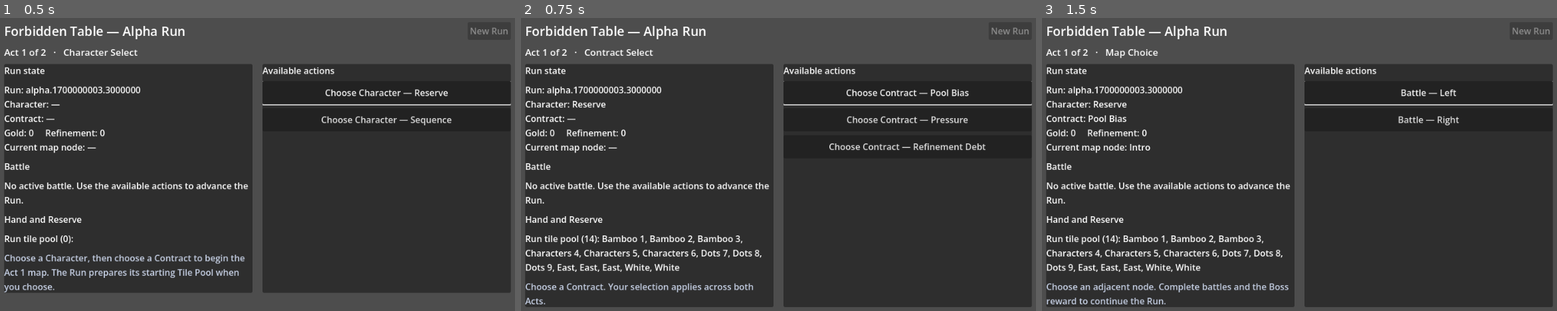
Above: before the commit, frames 1-3 (left to right).
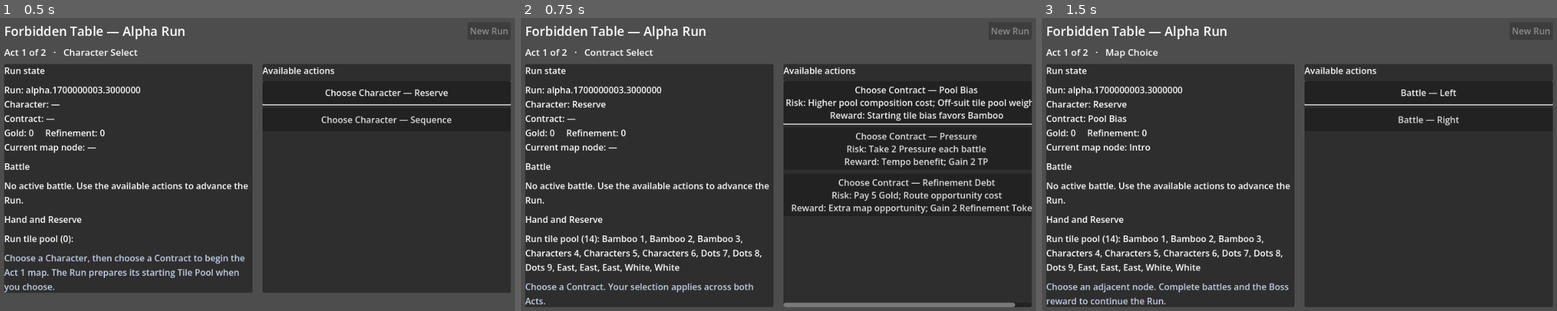
Above: after the commit, the same moments.

Repository: sunnyday9/Forbidden-Table
Game: Godot game, scene res://scenes/run/run_scene.tscn
The game is run twice, just before and just after one commit, with the same random seed, the same clock (stepped at 60 frames per second) and the same inputs.
Inputs (mouse positions are in pixels of both pictures, inside the frame that each line leads up to):
- Up to frame 1 (0.5 s): no input
- Up to frame 2 (0.75 s): click "Choose Character — Reserve" at 0.5 s
- Up to frame 3 (1.5 s): click (1428, 94) at 1.25 s, where only the run before the commit has a clickable "Choose Contract — Pool Bias"

Frame 1 is identical in both runs. In frame 2, 5.0% of the frame differs, in the area x 50-100%, y 21-99%; in frame 3, nothing differs.

Commit message:
Explain Contract tradeoffs before selection

Diff:
--- a/scenes/run/run_scene.gd
+++ b/scenes/run/run_scene.gd
@@ -352,7 +352,7 @@
 	var details: Dictionary = action.get("details", {}) if action.get("details", {}) is Dictionary else {}
 	match kind:
 		"CHARACTER": return "Choose Character — %s" % _pretty_id(target)
-		"CONTRACT": return "Choose Contract — %s" % str(details.get("name", _pretty_id(target)))
+		"CONTRACT": return _contract_action_label(details, target)
 		"MAP_NODE": return "%s — %s" % [_pretty_words(str(action.get("node_kind", "Map"))), _pretty_id(target)]
 		"DRAW": return "Draw tile"
 		"END_TURN": return "End turn (resolve enemy intent)"
@@ -423,9 +423,11 @@
 	return "Workshop — %s" % _pretty_words(service_id)
 
 func _action_tooltip(action: Dictionary) -> String:
+	var details: Dictionary = action.get("details", {}) if action.get("details", {}) is Dictionary else {}
+	if action.get("kind", "") == "CONTRACT":
+		return _contract_action_details_text(details, str(action.get("target_id", "")))
 	if action.get("kind", "") != "WORKSHOP_SERVICE":
 		return JSON.stringify(action.get("details", {}))
-	var details: Dictionary = action.get("details", {}) if action.get("details", {}) is Dictionary else {}
 	var service_id := str(action.get("service_id", action.get("target_id", "")))
 	var tile_definition_id := str(details.get("tile_definition_id", ""))
 	var lines := PackedStringArray()
@@ -444,6 +446,20 @@
 		lines.append("Also consumes: 1 Refinement Token")
 	return "\n".join(lines)
 
+func _contract_action_label(details: Dictionary, target_id: String) -> String:
+	var contract_name := str(details.get("name", _pretty_id(target_id)))
+	var risk := str(details.get("risk_summary", "No risk details available"))
+	var reward := str(details.get("reward_summary", "No reward details available"))
+	return "Choose Contract — %s\nRisk: %s\nReward: %s" % [contract_name, risk, reward]
+
+func _contract_action_details_text(details: Dictionary, target_id: String) -> String:
+	var contract_name := str(details.get("name", _pretty_id(target_id)))
+	var risk := str(details.get("risk_summary", "No risk details available"))
+	var reward := str(details.get("reward_summary", "No reward details available"))
+	var build_bias := str(details.get("build_bias_summary", "No specific Tile Pool bias"))
+	var yaku_signal := str(details.get("yaku_signal_summary", "No specific Yaku signal"))
+	return "%s\nRisk: %s\nReward: %s\nBuild bias: %s\nYaku signal: %s" % [contract_name, risk, reward, build_bias, yaku_signal]
+
 func _join_strings(values: Array) -> String:
 	var result := PackedStringArray()
 	for value in values:
--- a/src/presentation/run/run_presentation_controller.gd
+++ b/src/presentation/run/run_presentation_controller.gd
@@ -214,8 +214,120 @@
 		if definition.get_script() == definition_script:
 			if meta_progress_coordinator != null and not meta_progress_coordinator.is_unlocked(kind, definition.content_id):
 				continue
-			actions.append({"id": prefix + definition.content_id, "kind": kind, "target_id": definition.content_id, "details": {"content_id": definition.content_id}})
+			var details := {"content_id": definition.content_id}
+			if definition is ContractDefinitionScript:
+				details = _contract_action_details(definition)
+			actions.append({"id": prefix + definition.content_id, "kind": kind, "target_id": definition.content_id, "details": details})
 	return actions
+
+func _contract_action_details(definition: ContractDefinitionScript) -> Dictionary:
+	var contract_name := _pretty_service_name(str(definition.content_id).get_slice(".", str(definition.content_id).get_slice_count(".") - 1))
+	var yaku_signal: Variant = definition.reward.get("yaku_signal", "")
+	return {
+		"content_id": definition.content_id,
+		"contract_id": definition.content_id,
+		"name": contract_name,
+		"tradeoff_family": definition.tradeoff_family,
+		"risk": definition.risk.duplicate(true),
+		"reward": definition.reward.duplicate(true),
+		"build_bias": definition.build_bias.duplicate(true),
+		"risk_summary": _contract_effect_summary(definition.risk, "risk"),
+		"reward_summary": _contract_effect_summary(definition.reward, "reward"),
+		"build_bias_summary": _contract_build_bias_summary(definition.build_bias),
+		"yaku_signal": yaku_signal,
+		"yaku_signal_summary": _contract_yaku_signal_summary(yaku_signal),
+	}
+
+func _contract_effect_summary(values: Dictionary, category: String) -> String:
+	var entries := PackedStringArray()
+	var keys: Array = values.keys()
+	keys.sort()
+	for key in keys:
+		var field := str(key)
+		var value: Variant = values[key]
+		if category == "risk" and field == "visible":
+			continue
+		if category == "reward" and field == "yaku_signal":
+			continue
+		var summary := _contract_effect_entry(field, value, category)
+		if not summary.is_empty():
+			entries.append(summary)
+	if entries.is_empty():
+		return "No additional %s effects" % category
+	return "; ".join(entries)
+
+func _contract_effect_entry(field: String, value: Variant, category: String) -> String:
+	if category == "risk":
+		match field:
+			"pressure_per_battle": return "Take %s Pressure each battle" % str(value)
+			"initial_pressure_per_battle": return "Start each battle with %s Pressure" % str(value)
+			"normal_reward_off_suit_choice_cap":
+				return "No off-suit tiles in normal rewards" if int(value) == 0 else "Up to %s off-suit tile choices in normal rewards" % str(value)
+			"elite_skip_gold_penalty": return "Lose %s Gold when skipping an Elite reward" % str(value)
+			"workshop_refinement_gold_surcharge": return "Workshop Refinement costs %s extra Gold" % str(value)
+			"off_suit_pool_weight": return "Off-suit tile pool weight: %s" % str(value)
+			"composition_cost": return "Higher pool composition cost" if bool(value) else ""
+			"gold": return "Pay %s Gold" % str(value)
+			"route_cost": return "Route opportunity cost" if bool(value) else ""
+	else:
+		match field:
+			"starting_tp_per_battle": return "Gain %s TP at each battle start" % str(value)
+			"refinement_tokens_on_elite_skip": return "Gain %s when skipping an Elite reward" % _counted_name(value, "Refinement Token", "Refinement Tokens")
+			"reward_tile_suit_bias": return "Tile rewards favor %s" % _pretty_service_name(str(value))
+			"tp": return "Gain %s TP" % str(value)
+			"tempo": return "Tempo benefit" if bool(value) else ""
+			"starting_bias": return "Starting tile bias favors %s" % _pretty_service_name(str(value))
+			"refinement_tokens": return "Gain %s" % _counted_name(value, "Refinement Token", "Refinement Tokens")
+			"map_opportunity": return "Extra map opportunity" if bool(value) else ""
+			"refinement_tokens_on_contract_selection": return "Gain %s on Contract selection" % _counted_name(value, "Refinement Token", "Refinement Tokens")
+			"extra_modified_tile_choice": return "One extra Modified Tile option" if bool(value) else ""
+	return _contract_generic_effect_entry(field, value)
+
+func _contract_generic_effect_entry(field: String, value: Variant) -> String:
+	var label := _pretty_service_name(field)
+	if typeof(value) == TYPE_BOOL:
+		return label if bool(value) else ""
+	if value is Array:
+		var readable_values := PackedStringArray()
+		for item in value:
+			readable_values.append(_pretty_service_name(str(item)))
+		return "%s: %s" % [label, ", ".join(readable_values)]
+	return "%s: %s" % [label, str(value)]
+
+func _counted_name(value: Variant, singular: String, plural: String) -> String:
+	var count := int(value)
+	return "%d %s" % [count, singular if count == 1 else plural]
+
+func _contract_build_bias_summary(build_bias: Dictionary) -> String:
+	var entries := PackedStringArray()
+	var path := str(build_bias.get("path", ""))
+	if not path.is_empty():
+		entries.append("%s path" % _pretty_service_name(path))
+	var flexibility := str(build_bias.get("flexibility", ""))
+	if not flexibility.is_empty():
+		entries.append("%s flexibility" % _pretty_service_name(flexibility))
+	var preferred_tile_ids: Variant = build_bias.get("preferred_tile_ids", [])
+	if preferred_tile_ids is Array and not preferred_tile_ids.is_empty():
+		var preferred_tiles := PackedStringArray()
+		for tile_id in preferred_tile_ids:
+			preferred_tiles.append(_contract_preferred_tile_name(str(tile_id)))
+		entries.append("favors %s" % ", ".join(preferred_tiles))
+	return "; ".join(entries) if not entries.is_empty() else "No specific Tile Pool bias"
+
+func _contract_preferred_tile_name(tile_id: String) -> String:
+	var definition = domain.content_registry.resolve(tile_id)
+	if definition is TileDefinitionScript:
+		if definition.suit == "honors":
+			return _pretty_service_name(tile_id.get_slice(".", tile_id.get_slice_count(".") - 1))
+		return "%s %d" % [_pretty_service_name(definition.suit), int(definition.rank)]
+	return _pretty_service_name(tile_id.get_slice(".", tile_id.get_slice_count(".") - 1))
+
+func _contract_yaku_signal_summary(signal_value: Variant) -> String:
+	if typeof(signal_value) == TYPE_STRING and not str(signal_value).is_empty():
+		return _pretty_service_name(str(signal_value))
+	if typeof(signal_value) == TYPE_BOOL and bool(signal_value):
+		return "General Yaku support"
+	return "No specific Yaku signal"
 
 func _map_actions() -> Array:
 	var actions: Array = []
--- a/tests/run_scene_test.gd
+++ b/tests/run_scene_test.gd
@@ -7,11 +7,16 @@
 const MetaProgressStoreScript = preload("res://src/infrastructure/persistence/meta_progress_store.gd")
 const ContentRegistryScript = preload("res://src/content/registry/content_registry.gd")
 const EncounterDefinitionScript = preload("res://src/content/definitions/encounter_definition.gd")
+const RunDomainScript = preload("res://src/domain/run/run_domain.gd")
+const RunPresentationControllerScript = preload("res://src/presentation/run/run_presentation_controller.gd")
 const Phase2CatalogScript = preload("res://src/content/catalogs/phase_2_catalog.gd")
+const AlphaScaleCatalogScript = preload("res://src/content/catalogs/alpha_scale_catalog.gd")
+const MetaProgressStateScript = preload("res://src/domain/run/meta_progress_state.gd")
 
 func run() -> Array[String]:
 	var failures: Array[String] = []
 	test_launch_scene_uses_the_two_act_presentation_flow(failures)
+	test_contract_choices_explain_alpha_tradeoffs(failures)
 	test_invalid_catalogs_block_run_start(failures)
 	test_pre_mvp_scene_has_no_device_capture_ui(failures)
 	test_rejected_profile_is_explained_and_can_be_reset(failures)
@@ -51,6 +56,52 @@
 	assert_true(project_config.contains("res://scenes/run/run_scene.tscn"), "project main scene points to the playable Run scene", failures)
 	var replay_report = scene.controller.domain.verify_replay()
 	assert_true(replay_report.status == "MATCH", "the candidate starting profile remains inside accepted-command replay", failures)
+	scene.free()
+
+func test_contract_choices_explain_alpha_tradeoffs(failures: Array[String]) -> void:
+	var registry = ContentRegistryScript.new()
+	Phase2CatalogScript.register_all(registry)
+	AlphaScaleCatalogScript.register_all(registry)
+	var domain = RunDomainScript.new("run.scene.contract_details", 601, registry)
+	domain.unlock_policy = MetaProgressStateScript.all_unlocked_test_profile()
+	var controller = RunPresentationControllerScript.new(domain)
+	var scene = RunScene.instantiate()
+	var character_result = controller.confirm("character:base.character.sequence")
+	assert_true(character_result.accepted, "Contract detail fixture reaches Contract selection", failures)
+	var contract_actions: Array = controller.action_descriptors()
+	var expected_names := {
+		"alpha.contract.quiet_current": "Quiet Current",
+		"alpha.contract.open_ledger": "Open Ledger",
+		"alpha.contract.brittle_compass": "Brittle Compass",
+	}
+	for contract_id in expected_names:
+		var matching_actions: Array = contract_actions.filter(func(action): return action.get("id", "") == "contract:%s" % contract_id)
+		assert_true(matching_actions.size() == 1, "%s remains one stable selectable Contract action" % contract_id, failures)
+		if matching_actions.is_empty():
+			continue
+		var action: Dictionary = matching_actions[0]
+		var details: Dictionary = action.get("details", {})
+		assert_true(details.get("name", "") == expected_names[contract_id], "%s presents its readable name" % contract_id, failures)
+		assert_true(not str(details.get("risk_summary", "")).is_empty(), "%s explains its risk before selection" % contract_id, failures)
+		assert_true(not str(details.get("reward_summary", "")).is_empty(), "%s explains its reward before selection" % contract_id, failures)
+		assert_true(not str(details.get("build_bias_summary", "")).is_empty(), "%s explains its build bias before selection" % contract_id, failures)
+		assert_true(details.has("yaku_signal_summary"), "%s declares its Yaku signal or its absence" % contract_id, failures)
+		var label: String = scene._action_label(action)
+		assert_true(label.contains(expected_names[contract_id]), "%s name is visible on its selection button" % contract_id, failures)
+		assert_true(label.contains(str(details.get("risk_summary", ""))) and label.contains(str(details.get("reward_summary", ""))), "%s button includes readable risk and reward summaries" % contract_id, failures)
+		var tooltip: String = scene._action_tooltip(action)
+		assert_true(tooltip.contains("Build bias:") and tooltip.contains(str(details.get("build_bias_summary", ""))), "%s details show its build bias" % contract_id, failures)
+		assert_true(tooltip.contains("Yaku signal:") and tooltip.contains(str(details.get("yaku_signal_summary", ""))), "%s details show its Yaku signal" % contract_id, failures)
+
+	var open_ledger_actions: Array = contract_actions.filter(func(action): return action.get("id", "") == "contract:alpha.contract.open_ledger")
+	if not open_ledger_actions.is_empty():
+		var open_ledger_details: Dictionary = open_ledger_actions[0].details
+		assert_true(open_ledger_details.get("yaku_signal", "") == "Sequence", "Open Ledger preserves its typed Sequence Yaku signal", failures)
+		assert_true(str(open_ledger_details.get("build_bias_summary", "")).contains("Characters 4") and str(open_ledger_details.get("build_bias_summary", "")).contains("Characters 6"), "Open Ledger explains its preferred Characters 4–6 build", failures)
+	var phase_two_action = contract_actions.filter(func(action): return action.get("id", "") == "contract:base.contract.pressure")[0]
+	assert_true(not str(phase_two_action.get("details", {}).get("risk_summary", "")).is_empty(), "Phase 2 Contracts receive the same readable detail format", failures)
+	var selected = controller.confirm("contract:alpha.contract.open_ledger")
+	assert_true(selected.accepted and domain.state.contract_id == "alpha.contract.open_ledger", "a detailed Contract remains selectable through its stable action ID", failures)
 	scene.free()
 
 func test_pre_mvp_scene_has_no_device_capture_ui(failures: Array[String]) -> void:
